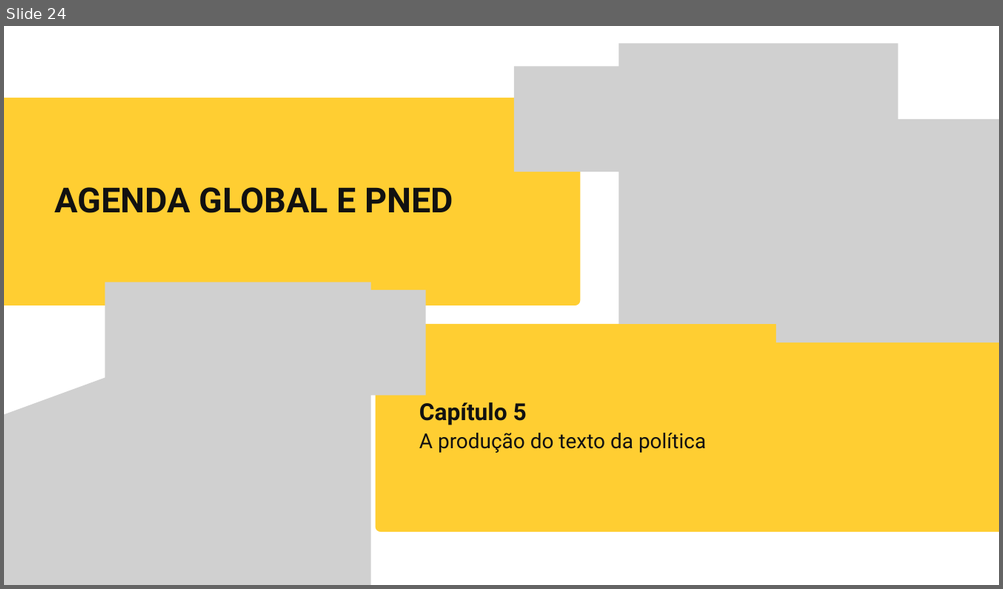
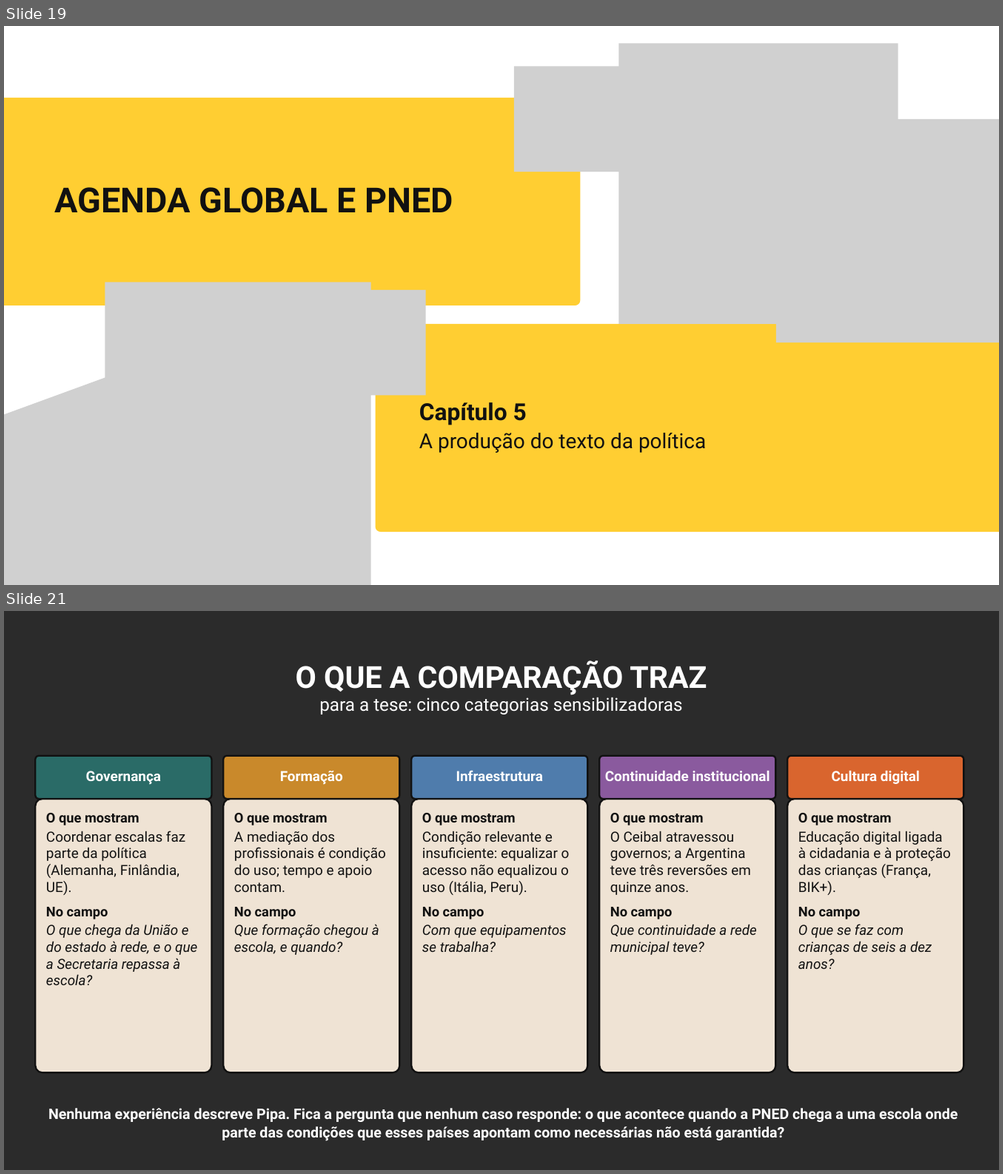
Before and after one commit to yzynya-beep/Tese, a slide deck: apresentacao_qualificacao/Qualificacao_PNED_Pipa.pptx. Shown one above the other, each under a label of ours: slide 24 before the commit, slides 19 and 21 after it; the slides between them are not shown. The pictures are 1003x589 and 1003x1174 pixels, drawn with LibreOffice and Linux fonts; fonts in the diff are those of the drawing; grey boxes stand for pictures; background and template pictures are left out; a plain dark background stands for a picture behind light text. Boxes give left, top, right and bottom in pixels: in the first picture for what was removed or moved away, otherwise in the second. Text is boxed around its words. In the diff, an @@ line names an element or a change of style, - is before the commit and + after.

```diff
--- a/apresentacao_qualificacao/Qualificacao_PNED_Pipa.pptx
+++ b/apresentacao_qualificacao/Qualificacao_PNED_Pipa.pptx
@@ slide 21 added at (4,611,999,1170), background picture (left out) @@
@@ text added at (296,661,706,715), 26 pt, text #FFFFFF @@
+O QUE A COMPARAÇÃO TRAZ
+para a tese: cinco categorias sensibilizadoras
@@ rounded rectangle added at (35,756,211,799), fill #2A6B67, outline #111111 2.5 pt, 20.3 pt, text #FFFFFF, bold @@
+Governança
@@ rounded rectangle added at (223,756,399,799), fill #C9892B, outline #111111 2.5 pt, 20.3 pt, text #FFFFFF, bold @@
+Formação
@@ rounded rectangle added at (411,756,587,799), fill #4F7CAC, outline #111111 2.5 pt, 20.3 pt, text #FFFFFF, bold @@
+Infraestrutura
@@ rounded rectangle added at (599,756,775,799), fill #8A5A9E, outline #111111 2.5 pt, 20.3 pt, text #FFFFFF, bold @@
+Continuidade institucional
@@ rounded rectangle added at (787,756,963,799), fill #D9652E, outline #111111 2.5 pt, 20.3 pt, text #FFFFFF, bold @@
+Cultura digital
@@ rounded rectangle added at (35,799,211,1073), fill #EFE3D4, outline #111111 2.5 pt, 20.3 pt, text #111111 @@
+O que mostram
+Coordenar escalas faz parte da política (Alemanha, Finlândia, UE).
+No campo
+O que chega da União e do estado à rede, e o que a Secretaria repassa à escola?
@@ rounded rectangle added at (223,799,399,1073), fill #EFE3D4, outline #111111 2.5 pt, 20.3 pt, text #111111 @@
+O que mostram
+A mediação dos profissionais é condição do uso; tempo e apoio contam.
+No campo
+Que formação chegou à escola, e quando?
@@ rounded rectangle added at (411,799,587,1073), fill #EFE3D4, outline #111111 2.5 pt, 20.3 pt, text #111111 @@
+O que mostram
+Condição relevante e insuficiente: equalizar o acesso não equalizou o uso (Itália, Peru).
+No campo
+Com que equipamentos se trabalha?
@@ rounded rectangle added at (599,799,775,1073), fill #EFE3D4, outline #111111 2.5 pt, 20.3 pt, text #111111 @@
+O que mostram
+O Ceibal atravessou governos; a Argentina teve três reversões em quinze anos.
+No campo
+Que continuidade a rede municipal teve?
@@ rounded rectangle added at (787,799,963,1073), fill #EFE3D4, outline #111111 2.5 pt, 20.3 pt, text #111111 @@
+O que mostram
+Educação digital ligada à cidadania e à proteção das crianças (França, BIK+).
+No campo
+O que se faz com crianças de seis a dez anos?
@@ text added at (48,1108,958,1142), 21 pt, text #FFFFFF, bold @@
+Nenhuma experiência descreve Pipa. Fica a pergunta que nenhum caso responde: o que acontece quando a PNED chega a uma escola onde parte das condições que esses países apontam como necessárias não está garantida?
@@ what was slide 24 is now slide 19 @@
```
Also in this commit, not shown: 12 slides changed, 5 other slides added, 11 slides removed, 3 other files.
